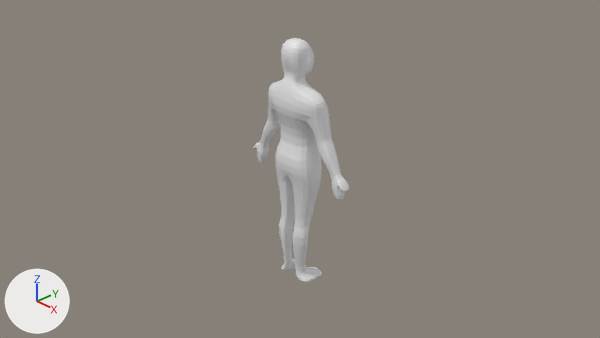
An edit to the Blender file 3Dmodels/blenderfiles/human_sitting.blend, drawn before and after from the same camera.
The view is the same before and after, from the file's camera 'Camera'. Every picture has the same lights, and +X, +Y and +Z are marked at lower left.

The first picture shows 'human'.
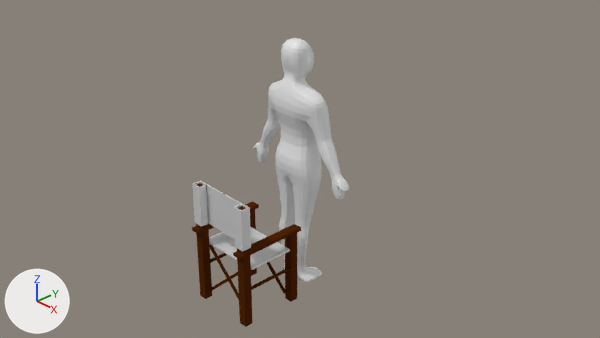
Commit message: Changed human sitting 3D model

Edits to the bpy script that builds the scene:
```text
Add mat_holz:
    mat_holz = bpy.data.materials.new('holz')
    # nodes: BsdfAnisotropic, BsdfDiffuse, MixShader, OutputMaterial
    # colours: brown #5b2b06, brown #683107
Add mat_stoff:
    mat_stoff = bpy.data.materials.new('stoff')
    # nodes: BsdfAnisotropic, BsdfDiffuse, MixShader, OutputMaterial
Add ob_stuhl_gestell:
    ob_stuhl_gestell = bpy.data.objects.new('stuhl_gestell', me_cube_001.copy())  # the mesh of ob_stuhl_gestell
    ob_stuhl_gestell.location = (-0.021, 0.361, -1.66)
    ob_stuhl_gestell.rotation_euler = (0.0, 0.0, 3.142)  # degrees (0, 0, 180)
    ob_stuhl_gestell.scale = (2.35, 2.35, 2.35)
Add ob_streben_seite:
    ob_streben_seite = bpy.data.objects.new('streben_seite', me_cylinder.copy())  # the mesh of ob_streben_seite
    ob_streben_seite.location = (-0.021, 0.361, -1.66)
    ob_streben_seite.rotation_euler = (0.0, 0.0, 3.142)  # degrees (0, 0, 180)
    ob_streben_seite.scale = (2.35, 2.35, 2.35)
Add ob_stoff_sitz:
    ob_stoff_sitz = bpy.data.objects.new('stoff_sitz', me_plane.copy())  # the mesh of ob_stoff_sitz
    ob_stoff_sitz.location = (-0.021, 0.361, -1.66)
    ob_stoff_sitz.rotation_euler = (0.0, 0.0, 3.142)  # degrees (0, 0, 180)
    ob_stoff_sitz.scale = (2.35, 2.35, 2.35)
Add ob_stoff_lehne:
    ob_stoff_lehne = bpy.data.objects.new('stoff_lehne', me_plane_001.copy())  # the mesh of ob_stoff_lehne
    ob_stoff_lehne.location = (-0.021, 0.361, -1.66)
    ob_stoff_lehne.rotation_euler = (0.0, 0.0, 3.142)  # degrees (0, 0, 180)
    ob_stoff_lehne.scale = (2.35, 2.35, 2.35)
Add ob_kreuz02:
    ob_kreuz02 = bpy.data.objects.new('kreuz02', me_cube_002.copy())  # the mesh of ob_kreuz02
    ob_kreuz02.location = (-0.021, 0.361, -1.66)
    ob_kreuz02.rotation_euler = (0.0, 0.0, 3.142)  # degrees (0, 0, 180)
    ob_kreuz02.scale = (2.35, 2.35, 2.35)
Add ob_kreuz01:
    ob_kreuz01 = bpy.data.objects.new('kreuz01', me_cube_003.copy())  # the mesh of ob_kreuz01
    ob_kreuz01.location = (-0.021, 0.361, -1.66)
    ob_kreuz01.rotation_euler = (0.0, 0.0, 3.142)  # degrees (0, 0, 180)
    ob_kreuz01.scale = (2.35, 2.35, 2.35)
```

Changed parts and their boxes (x1, y1, x2, y2) in the pictures (600 x 338 px):
'stuhl_gestell', added: after (192, 183, 301, 327)
'stoff_lehne', added: after (192, 181, 251, 251)
'stoff_sitz', added: after (209, 227, 290, 270)
'kreuz02', added: after (210, 244, 239, 300)
'streben_seite', added: after (210, 253, 290, 290)
'kreuz01', added: after (251, 262, 287, 294)
